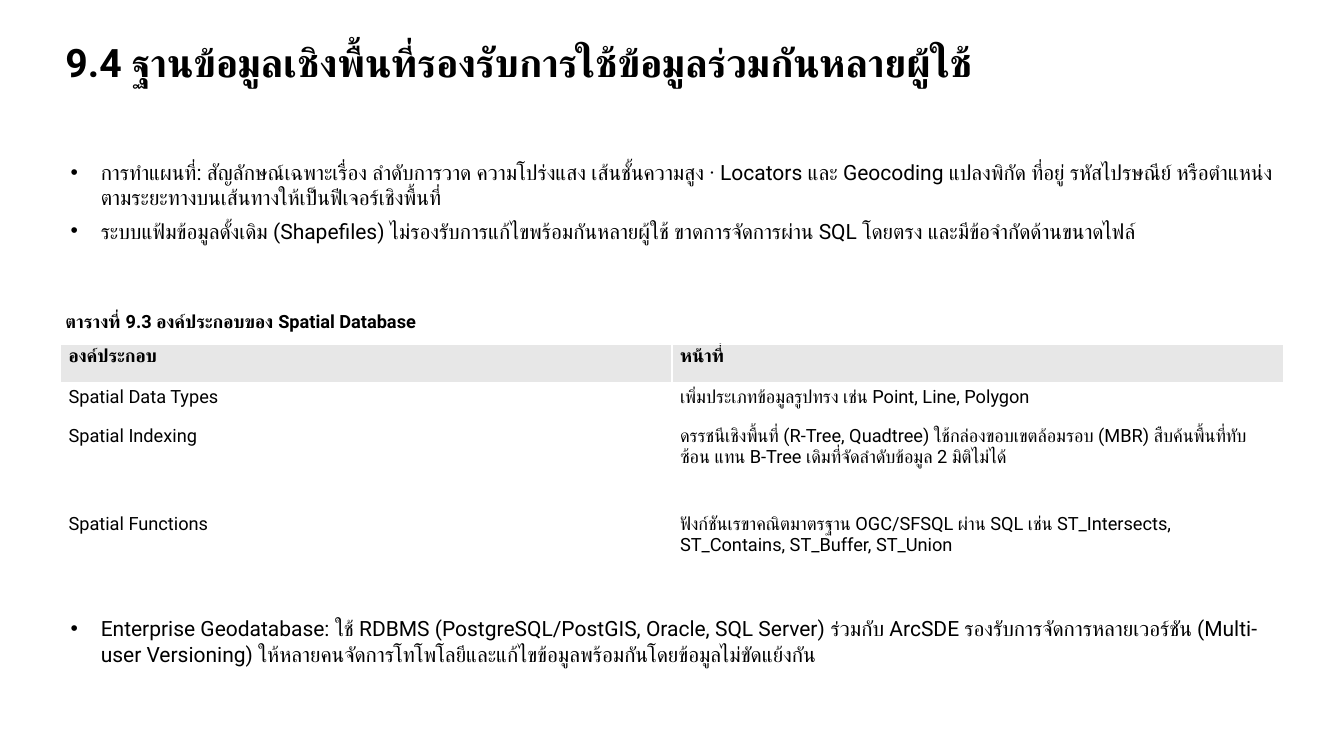
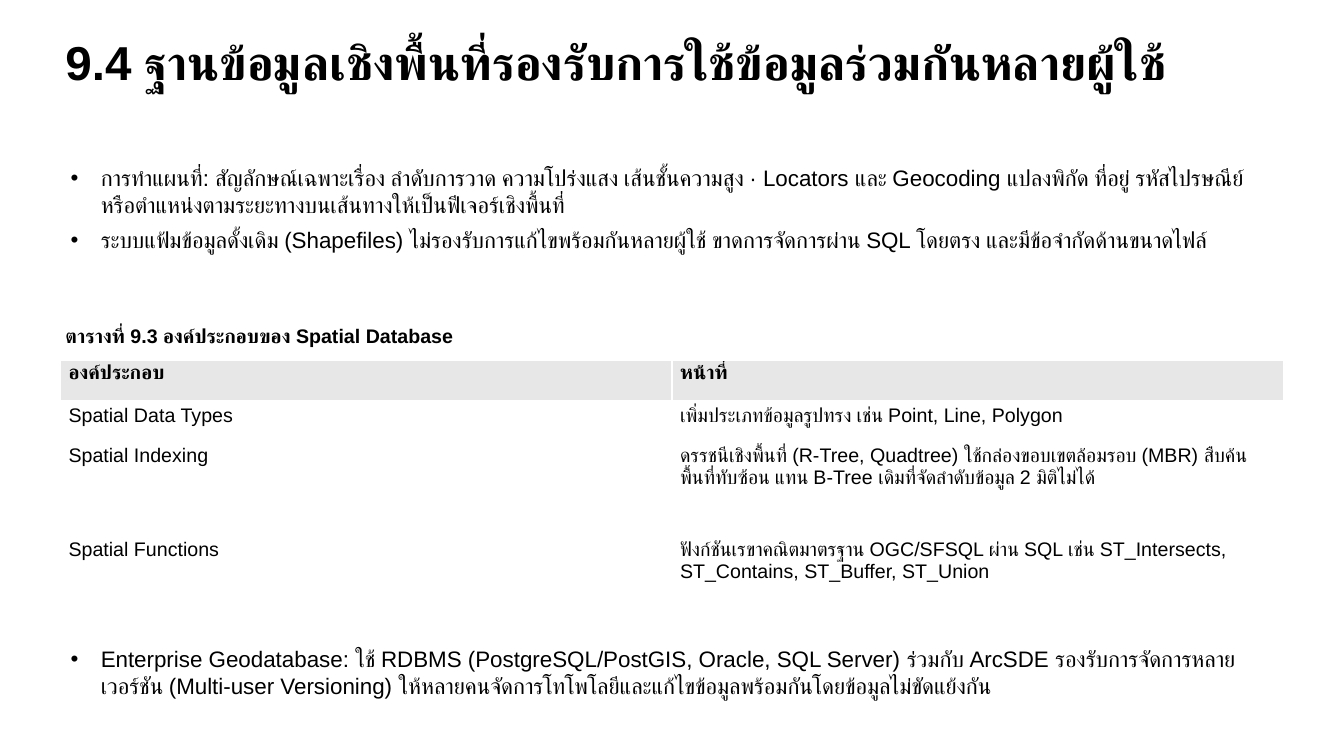
Before and after one commit to soravisAmn/Presentation, a slide deck: slide 45 of Surveying Technologies/draft#1/draft1.pptx. Drawn at 1344x756 pixels with LibreOffice and Linux fonts; fonts in the diff are those of the drawing. Boxes give left, top, right and bottom in pixels: in the first picture for what was removed or moved away, otherwise in the second. Text is boxed around its words. In the diff, an @@ line names an element or a change of style, - is before the commit and + after.

```diff
--- a/Surveying Technologies/draft#1/draft1.pptx
+++ b/Surveying Technologies/draft#1/draft1.pptx
@@ text "9.4 ฐานข้อมูลเชิงพื้นที่รองรับการใช้ข้อมูลร่วมกันหลายผู้ใช้" at (65, 43, 1162, 94): size 28 to 34 pt, font Roboto to Arial @@
@@ text "การทำแผนที่: สัญลักษณ์เฉพาะเรื่อง ลำดับการวาด ความโปร่งแสง เ ..." at (101, 168, 1244, 255): size 15 to 16 pt, font Roboto to Arial @@
@@ text "ตารางที่ 9.3 องค์ประกอบของ Spatial Database": place and size @@
-text "ตารางที่ 9.3 องค์ประกอบของ Spatial Database" at (65, 314, 416, 332)
+text "ตารางที่ 9.3 องค์ประกอบของ Spatial Database" at (65, 328, 453, 347)
@@ text "ตารางที่ 9.3 องค์ประกอบของ Spatial Database" at (65, 328, 453, 347): size 13 to 14 pt, font Roboto to Arial @@
@@ table at (60, 360, 1285, 602) @@
@@ size 13 to 14 pt, font Roboto to Arial @@
@@ table: place and size @@
-table at (60, 344, 1285, 573)
+table at (60, 360, 1285, 602)
@@ text "Enterprise Geodatabase: ใช้ RDBMS (PostgreSQL/PostGIS, ..." at (101, 649, 1236, 701): size 15 to 16 pt, font Roboto to Arial @@
@@ text "Enterprise Geodatabase: ใช้ RDBMS (PostgreSQL/PostGIS, ...": place and size @@
-text "Enterprise Geodatabase: ใช้ RDBMS (PostgreSQL/PostGIS, ..." at (101, 619, 1257, 668)
+text "Enterprise Geodatabase: ใช้ RDBMS (PostgreSQL/PostGIS, ..." at (101, 649, 1236, 701)
```
Also in this commit, not shown: 62 other slides changed, 35 other files.
